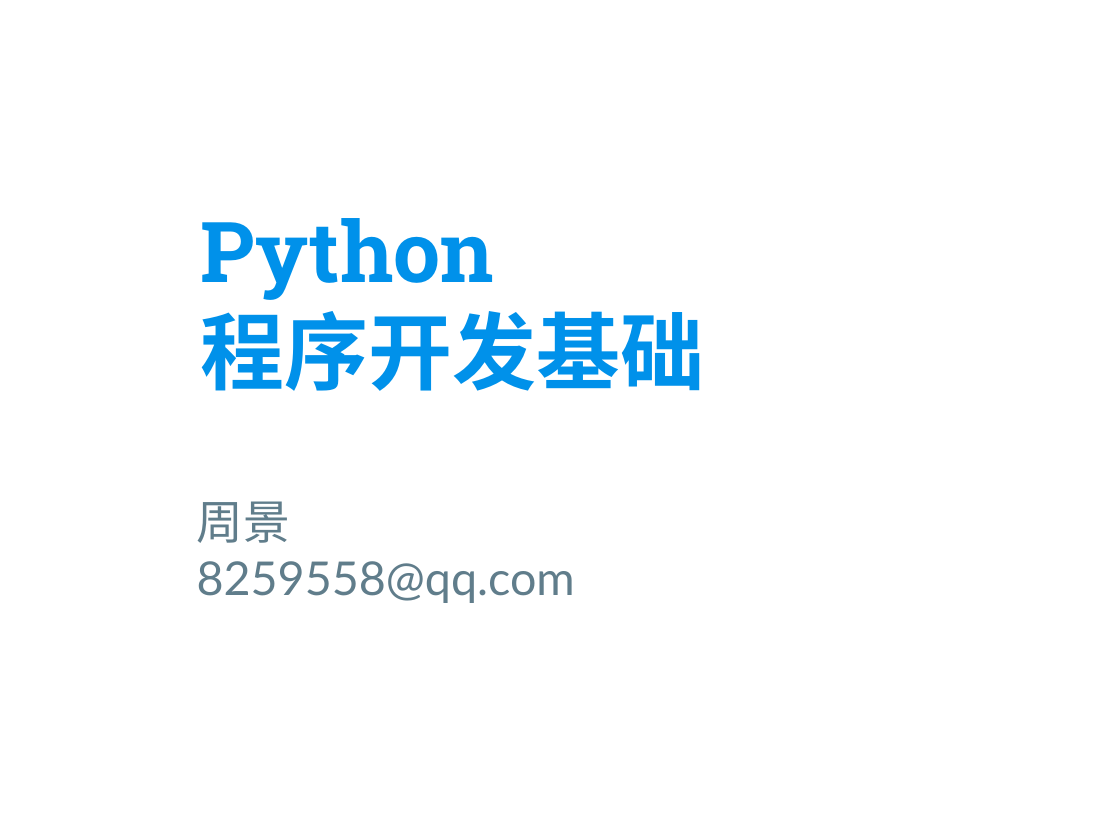
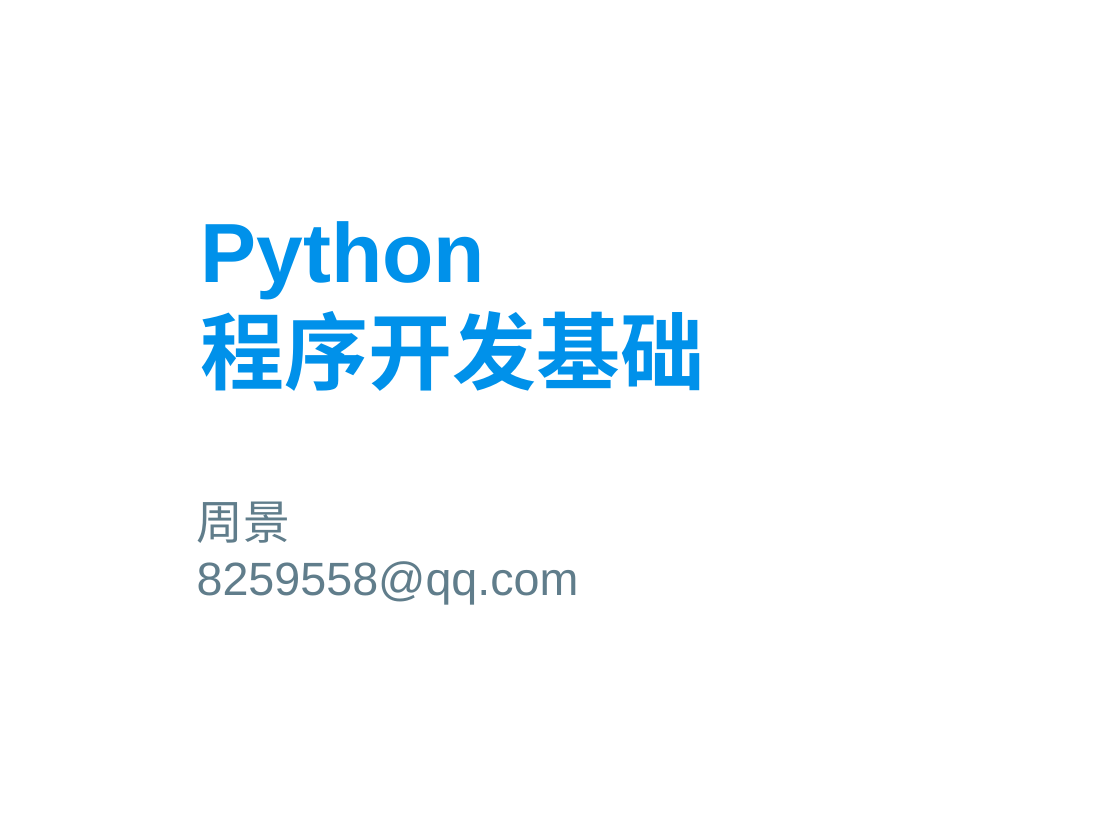
Before and after one commit to zhoujing204/python_course, a slide deck: slide 1 of Presentations/01 Python编程概述.pptx. Drawn at 1120x840 pixels with LibreOffice and Linux fonts; fonts in the diff are those of the drawing; background and template pictures are left out. Boxes give left, top, right and bottom in pixels: in the first picture for what was removed or moved away, otherwise in the second. Text is boxed around its words. In the diff, an @@ line names an element or a change of style, - is before the commit and + after.

```diff
--- a/Presentations/01 Python编程概述.pptx
+++ b/Presentations/01 Python编程概述.pptx
@@ title "Python 程序开发基础" at box(201, 221, 705, 391): font Roboto Slab to Arial @@
@@ subtitle "周景" at box(197, 501, 579, 604): font Lato to Arial @@
```
Also in this commit, not shown: 31 other slides changed, 5 other files.
